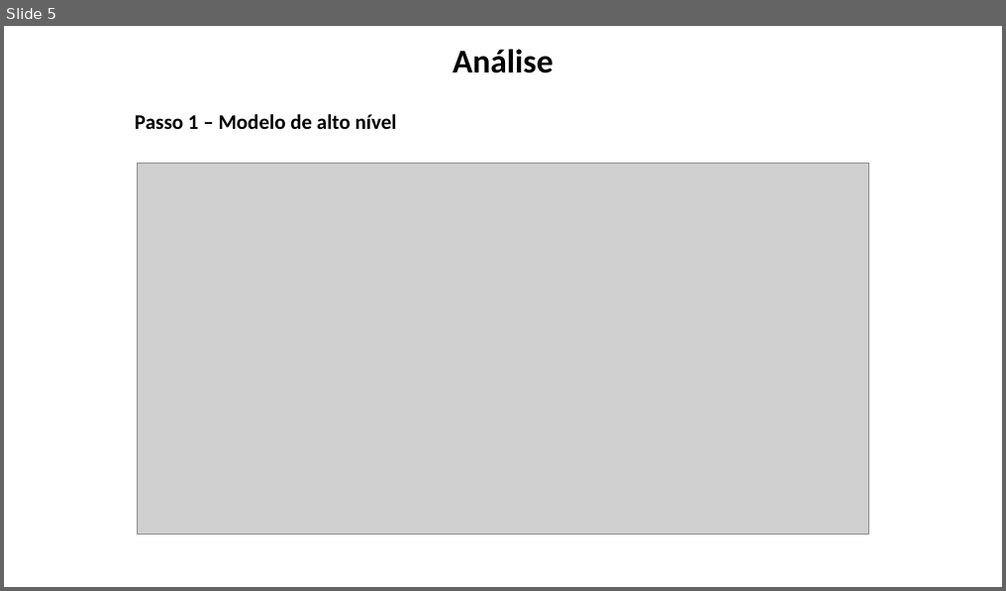
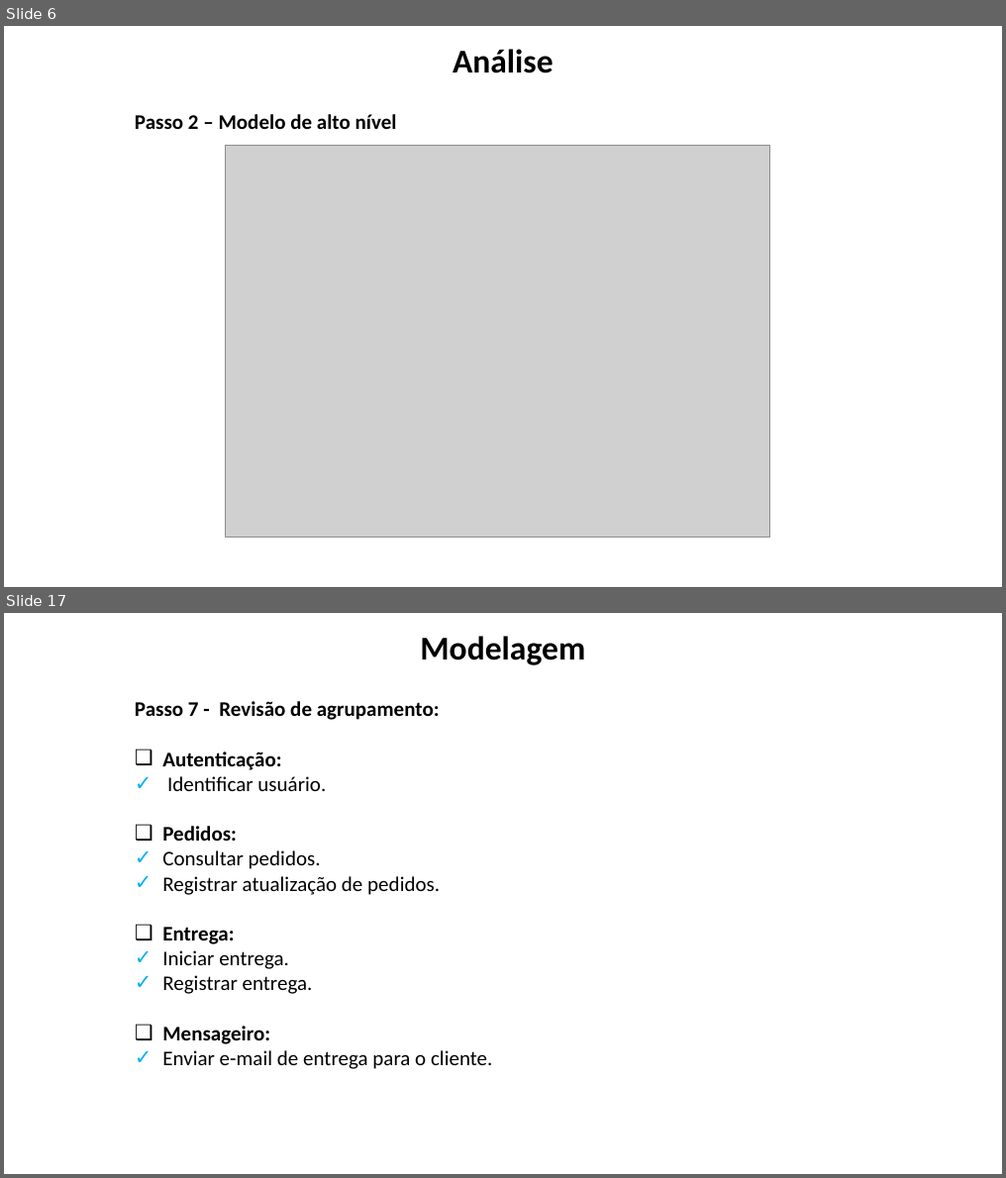
Before and after one commit to dm112-dupla/final-project, a slide deck: Trabalho 1 - DM112.pptx. Shown one above the other, each under a label of ours: slide 5 before the commit, slides 6 and 17 after it; the slides between them are not shown. The pictures are 1006x591 and 1006x1178 pixels, drawn with LibreOffice and Linux fonts; fonts in the diff are those of the drawing; grey boxes stand for pictures; background and template pictures are left out. Boxes give left, top, right and bottom in pixels: in the first picture for what was removed or moved away, otherwise in the second. Text is boxed around its words. In the diff, an @@ line names an element or a change of style, - is before the commit and + after.

```diff
--- a/Trabalho 1 - DM112.pptx
+++ b/Trabalho 1 - DM112.pptx
@@ slide 17 added at bbox=[4, 613, 1002, 1174], background picture (left out) @@
@@ text added at bbox=[420, 636, 585, 665], 32 pt, text #000000, bold @@
+Modelagem
@@ text added at bbox=[135, 701, 492, 1069], 20 pt, text #000000 @@
+Passo 7 - Revisão de agrupamento:
+❑ Autenticação:
+✓ Identificar usuário.
+❑ Pedidos:
+✓ Consultar pedidos.
+✓ Registrar atualização de pedidos.
+❑ Entrega:
+✓ Iniciar entrega.
+✓ Registrar entrega.
+❑ Mensageiro:
+✓ Enviar e-mail de entrega para o cliente.
@@ what was slide 5 is now slide 6 @@
@@ slide 6 changed as well @@
@@ text at bbox=[135, 114, 397, 129]: text changed @@
-Passo 1 – Modelo de alto nível
+Passo 2 – Modelo de alto nível
@@ picture: place and size @@
-picture at bbox=[138, 163, 869, 534]
+picture at bbox=[226, 145, 770, 537]
```
Also in this commit, not shown: 3 other slides changed, 10 other slides added, 4 slides removed.
